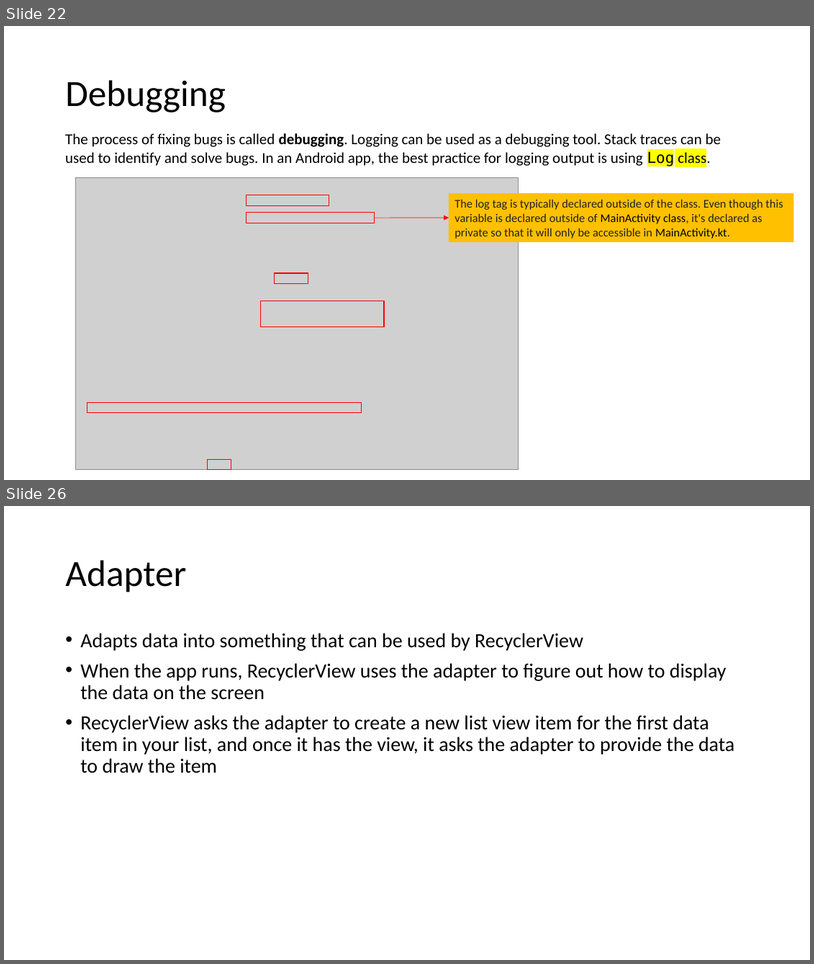
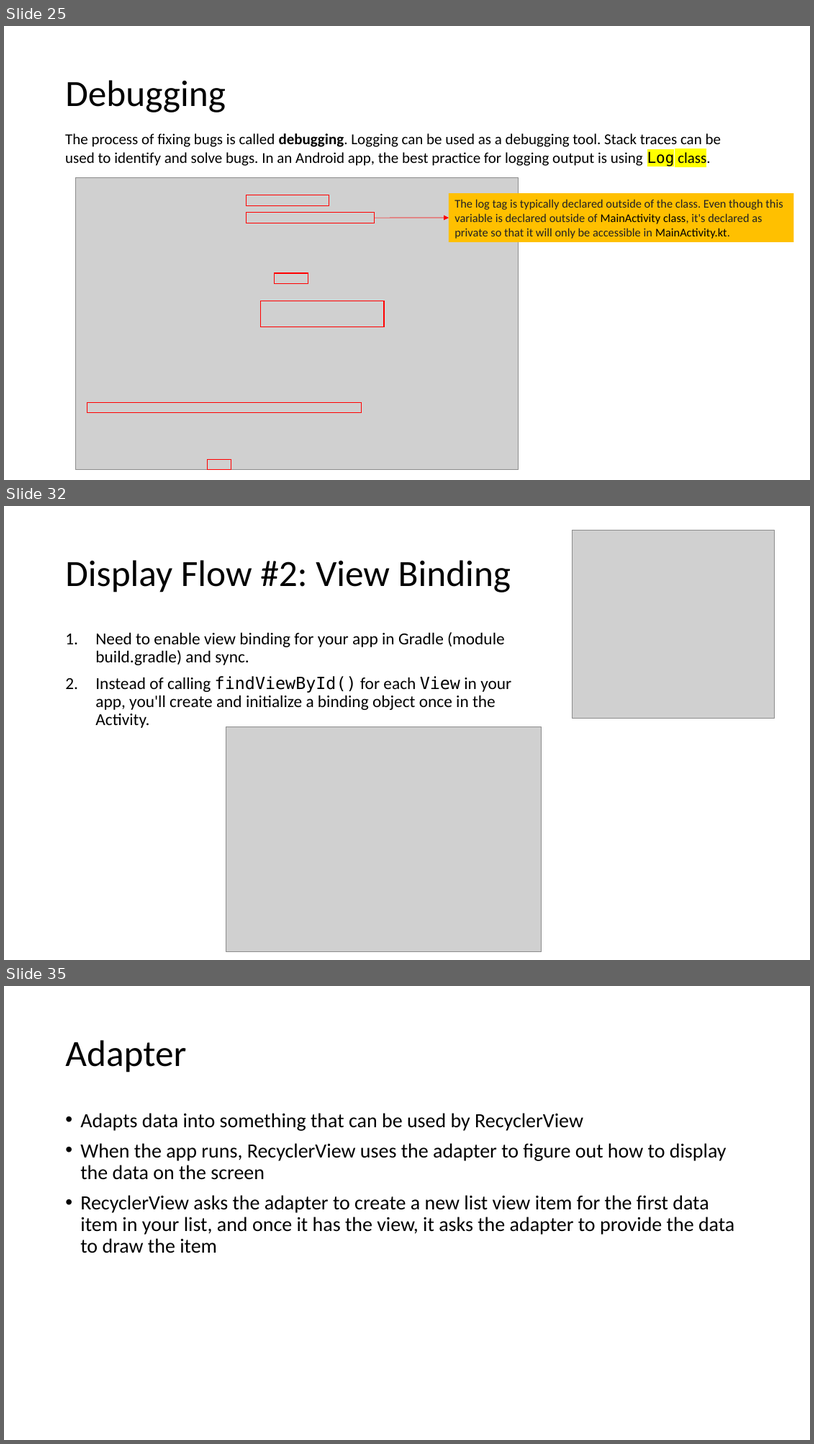
Before and after one commit to joellecorliss/Associate-Android-Developer, a slide deck: Android Basics in Kotlin.pptx. Shown one above the other, each under a label of ours: slides 22 and 26 before the commit, slides 25, 32 and 35 after it; the slides between them are not shown. The pictures are 814x964 and 814x1444 pixels, drawn with LibreOffice and Linux fonts; fonts in the diff are those of the drawing; grey boxes stand for pictures. Boxes give left, top, right and bottom in pixels: in the first picture for what was removed or moved away, otherwise in the second. Text is boxed around its words. In the diff, an @@ line names an element or a change of style, - is before the commit and + after.

```diff
--- a/Android Basics in Kotlin.pptx
+++ b/Android Basics in Kotlin.pptx
@@ slide 32 added at [4, 506, 810, 960], background #FFFFFF @@
@@ picture added at [573, 530, 774, 718] @@
@@ title added at [65, 560, 511, 592], 44 pt, text #000000 @@
+Display Flow #2: View Binding
@@ text added at [95, 632, 512, 728], 20 pt, text #000000 @@
+1. Need to enable view binding for your app in Gradle (module build.gradle) and sync.
+2. Instead of calling findViewById() for each View in your app, you'll create and initialize a binding object once in the Activity.
@@ picture added at [226, 727, 542, 951] @@
@@ what was slide 22 is now slide 25 @@
@@ what was slide 26 is now slide 35 @@
```
Also in this commit, not shown: 7 slides changed, 10 other slides added, 1 slide removed.
